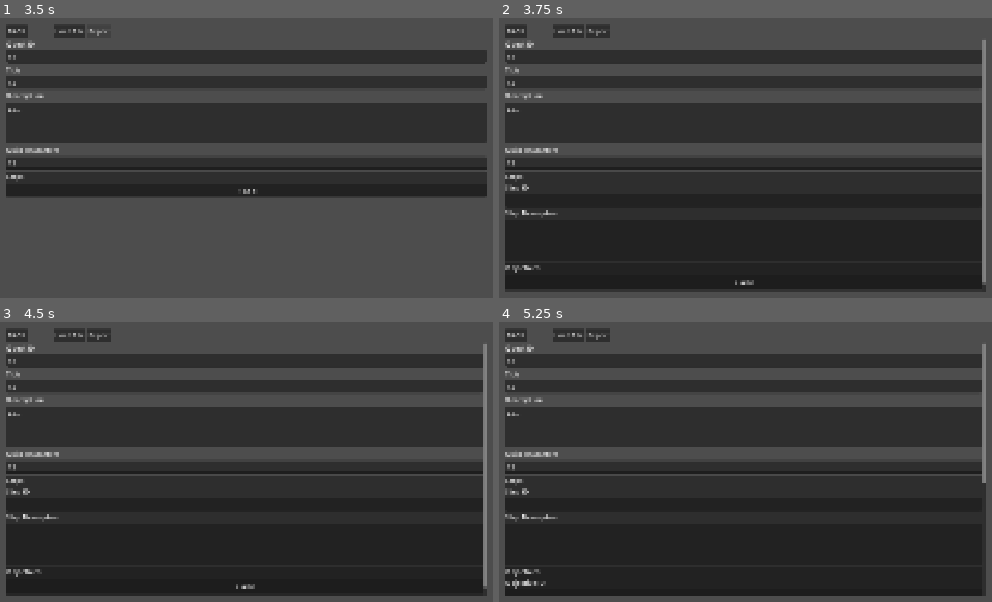
Above: before the commit, frames 1-4 (two rows, left to right).
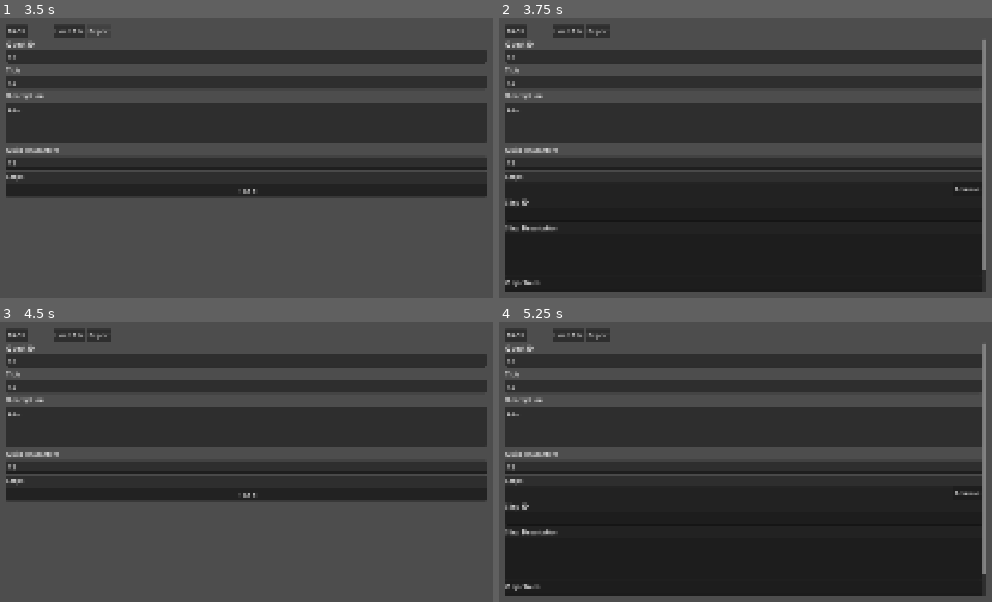
Above: after the commit, the same moments.

Repository: Seblecaribou/chiro-json-tool
Game: Godot game, scene res://Scenes/Main.tscn
Same seed, same stepped clock (60 frames per second), same inputs: the game is played once before the commit and once after it.
Inputs (mouse positions are in pixels of both pictures, inside the frame that each line leads up to):
- Up to frame 1 (3.5 s): click "QUESTS" at 0.5 s; click (246, 57) at 1.27 s; type "12" at 1.35 s; click (246, 82) at 1.5 s; type "12" at 1.58 s; click (246, 121) at 1.73 s; type "Alex" at 1.82 s; click (246, 163) at 2.02 s; type "12" at 2.1 s; click "Export" at 2.75 s
- Up to frame 2 (3.75 s): click "+ Add" at 3.5 s
- Up to frame 3 (4.5 s): click (468, 492) at 4.25 s, where only the run after the commit has a clickable "Remove"
- Up to frame 4 (5.25 s): click "+ Add" at 5 s

Frame 1 is identical in both runs. In frame 2, 0.8% of the frame differs, in the area x 1-99%, y 59-97%; in frame 3, 33%, in the area x 1-99%, y 7-98%; in frame 4, 1.0%.
Error in both runs: Cannot call method 'store_string' on a null value. (res://Scripts/main.gd:87)

Commit message:
Added remove button

Diff:
--- a/Scripts/EditorPage.gd
+++ b/Scripts/EditorPage.gd
@@ -160,16 +160,36 @@
 	var item_schema : Dictionary = schema.get("item")
 	var items_container = array_wrapper.get_meta("json_items_container")
 
+	# Outer container for one array entry
+	var item_panel := PanelContainer.new()
+	items_container.add_child(item_panel)
+
+	var item_root := VBoxContainer.new()
+	item_panel.add_child(item_root)
+
+	# Top bar with remove button
+	var top_bar := HBoxContainer.new()
+	item_root.add_child(top_bar)
+
+	var spacer := Control.new()
+	spacer.size_flags_horizontal = Control.SIZE_EXPAND_FILL
+	top_bar.add_child(spacer)
+
+	var remove_button := Button.new()
+	remove_button.text = "Remove"
+	top_bar.add_child(remove_button)
+
+	remove_button.pressed.connect(func():
+		item_panel.queue_free()
+	)
+
+	# Actual content
 	match item_schema.get("type"):
 		"object":
-			var item_container := VBoxContainer.new()
-			items_container.add_child(item_container)
-			item_container.set_meta("json_type", "object")
-			_build_node(item_schema, item_container)
+			item_root.set_meta("json_type", "object")
+			_build_node(item_schema, item_root)
 		_:
-			# Primitive types (string, number, bool, enum)
-			_build_node(item_schema, items_container)
-
+			_build_node(item_schema, item_root)
 
 func _build_string(schema: Dictionary, parent: Control) -> void:
 	var container := VBoxContainer.new()
